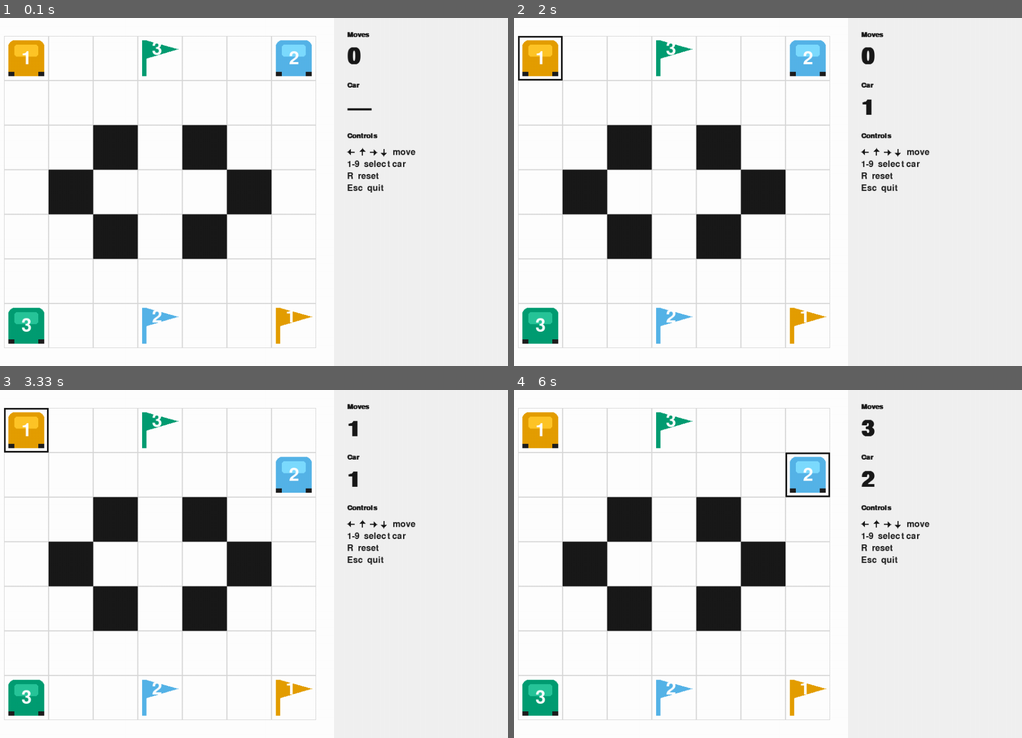
Above: before the commit, frames 1-4 (two rows, left to right).
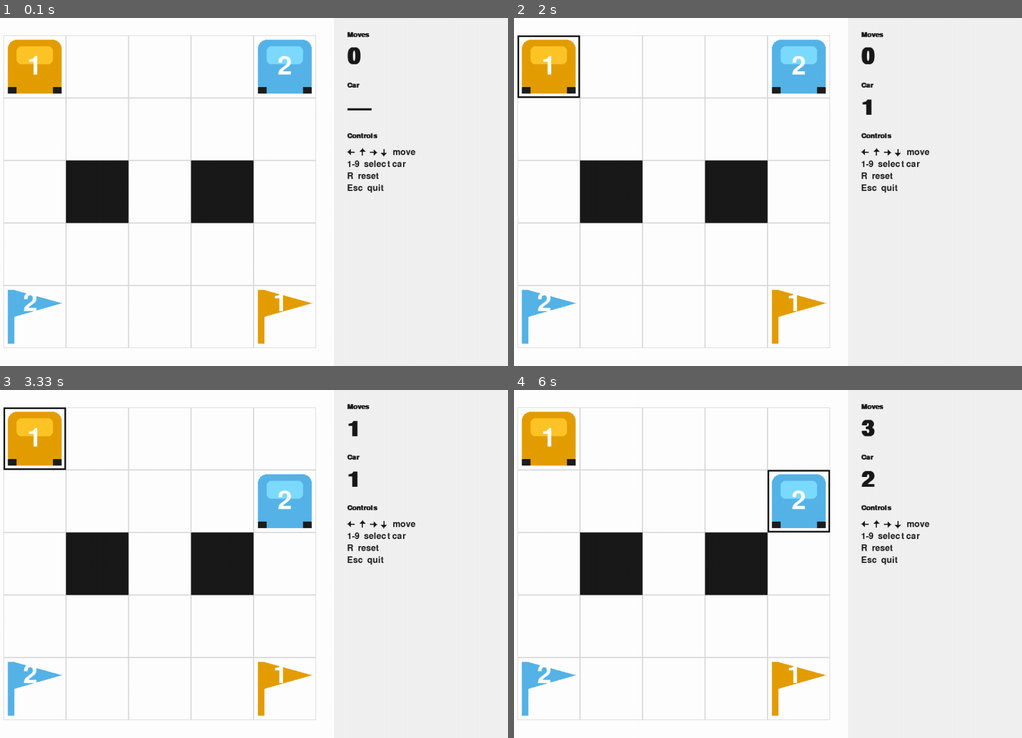
Above: after the commit, the same moments.

Repository: ldicandia/SIA-G3
Game: pygame game, started from TP1/gridworld/__main__.py
Two runs of this game, one before a commit and one after it. Both use one fixed random seed, a clock stepped at 60 frames per second and the inputs below.
Inputs:
- Up to frame 1 (0.1 s): no input
- Up to frame 2 (2 s): hold R 0.33-0.8 s; hold Right 0.33-0.8 s; tap 1 at 1.83 s
- Up to frame 3 (3.33 s): tap one key every 0.33 s from 2.17 s: 2 Down 1 Up
- Up to frame 4 (6 s): tap 2 at 4 s; tap Left at 4.33 s; tap Right at 5.73 s

The runs differ from the first frame. In frame 1, 15% of the frame differs, in the area x 0-63%, y 5-95%; in frame 2, 15%; in frame 3, 15%; in frame 4, 15%.

Commit message:
feat (02-01): Add level file loader and warmup level
Introduce a JSON-based level layer and integrate it into the UI and headless checks. Adds TP1/gridworld/levelfile.py (Level, LevelError, LevelProblem, parse_level, load_level, DEFAULT_LEVEL_PATH) with thorough validation and bounds checks. Adds a sample level TP1/levels/01-warmup.json and schema TP1/levels/SCHEMA.md. Update UI to accept a level path (run(level_path)), store Level in Session, and reset from the loaded level. Make __main__ accept an optional level argument and print usage on misuse. Extend TP1/scripts/check_headless.py to verify level loading and headless execution. Add tests TP1/tests/test_levelfile.py covering loading, solving, ordering, and error cases.

Diff:
--- a/TP1/gridworld/__main__.py
+++ b/TP1/gridworld/__main__.py
@@ -1,6 +1,11 @@
 """Module entry point: ``python -m gridworld`` starts the game."""
 
+import sys
 from gridworld.ui.app import run
 
 if __name__ == "__main__":
-    run()
+    if len(sys.argv) > 2:
+        sys.stderr.write("Usage: python -m gridworld [level_path]\n")
+        sys.exit(1)
+    level_path = sys.argv[1] if len(sys.argv) == 2 else None
+    run(level_path)
--- /dev/null
+++ b/TP1/gridworld/levelfile.py
@@ -0,0 +1,261 @@
+"""Level file loading and parsing.
+
+This module is the seam 01-01-SUMMARY.md predicted: the game sources its
+boards from JSON level files without touching the engine or renderer.
+The engine and the level layer must both stay importable with no renderer
+present -- check_headless.py enforces this requirement.
+"""
+
+from __future__ import annotations
+
+from dataclasses import dataclass
+from enum import Enum
+import json
+from pathlib import Path
+from typing import Any
+
+from gridworld.engine.board import Board, Position
+from gridworld.engine.state import GameState
+
+MAX_DIMENSION = 100
+
+
+class LevelProblem(Enum):
+    """Specific failure modes for level loading and validation."""
+
+    UNREADABLE_FILE = "unreadable_file"
+    MALFORMED_JSON = "malformed_json"
+    NOT_AN_OBJECT = "not_an_object"
+    MISSING_KEY = "missing_key"
+    WRONG_TYPE = "wrong_type"
+    BAD_DIMENSION = "bad_dimension"
+    BAD_COORDINATE = "bad_coordinate"
+    OUT_OF_BOUNDS = "out_of_bounds"
+
+
+class LevelError(Exception):
+    """Raised when a level file cannot be read or fails validation."""
+
+    def __init__(self, problem: LevelProblem, source: str, detail: str) -> None:
+        super().__init__(f"{source}: {detail}")
+        self.problem = problem
+        self.source = source
+        self.detail = detail
+
+
+@dataclass(frozen=True, slots=True)
+class Level:
+    """A loaded level holding its metadata, static board, and start state."""
+
+    name: str
+    board: Board
+    state: GameState
+
+
+DEFAULT_LEVELS_DIR = Path(__file__).resolve().parent.parent / "levels"
+DEFAULT_LEVEL_PATH = DEFAULT_LEVELS_DIR / "01-warmup.json"
+
+
+def _is_int(val: Any) -> bool:
+    return isinstance(val, int) and not isinstance(val, bool)
+
+
+def _parse_coordinate(val: Any, owner: str, source: str, rows: int, cols: int) -> Position:
+    if not isinstance(val, (list, tuple)) or len(val) != 2:
+        raise LevelError(
+            LevelProblem.BAD_COORDINATE,
+            source,
+            f"{owner} coordinate must be a two-element [row, col] array, got {val!r}",
+        )
+    r, c = val
+    if not _is_int(r) or not _is_int(c):
+        raise LevelError(
+            LevelProblem.BAD_COORDINATE,
+            source,
+            f"{owner} coordinate elements must be integers, got {val!r}",
+        )
+    if not (0 <= r < rows and 0 <= c < cols):
+        raise LevelError(
+            LevelProblem.OUT_OF_BOUNDS,
+            source,
+            f"{owner} coordinate [{r}, {c}] is out of bounds for {rows}x{cols} grid",
+        )
+    return (r, c)
+
+
+def parse_level(data: object, source: str) -> Level:
+    """Parse a decoded JSON object into a Level.
+
+    Performs structural validation: required keys, data types, grid boundaries,
+    and coordinate formats. Order of cars and flags is normalized by car number.
+    """
+    if not isinstance(data, dict):
+        raise LevelError(
+            LevelProblem.NOT_AN_OBJECT,
+            source,
+            f"level data must be a JSON object, got {type(data).__name__}",
+        )
+
+    required_keys = ["name", "rows", "cols", "obstacles", "cars", "flags"]
+    for key in required_keys:
+        if key not in data:
+            raise LevelError(
+                LevelProblem.MISSING_KEY,
+                source,
+                f"missing required key '{key}'",
+            )
+
+    name = data["name"]
+    if not isinstance(name, str):
+        raise LevelError(
+            LevelProblem.WRONG_TYPE,
+            source,
+            f"key 'name' must be a string, got {type(name).__name__}",
+        )
+
+    rows = data["rows"]
+    if not _is_int(rows):
+        raise LevelError(
+            LevelProblem.WRONG_TYPE,
+            source,
+            f"key 'rows' must be an integer, got {rows!r}",
+        )
+    if not (1 <= rows <= MAX_DIMENSION):
+        raise LevelError(
+            LevelProblem.BAD_DIMENSION,
+            source,
+            f"key 'rows' must be between 1 and {MAX_DIMENSION}, got {rows}",
+        )
+
+    cols = data["cols"]
+    if not _is_int(cols):
+        raise LevelError(
+            LevelProblem.WRONG_TYPE,
+            source,
+            f"key 'cols' must be an integer, got {cols!r}",
+        )
+    if not (1 <= cols <= MAX_DIMENSION):
+        raise LevelError(
+            LevelProblem.BAD_DIMENSION,
+            source,
+            f"key 'cols' must be between 1 and {MAX_DIMENSION}, got {cols}",
+        )
+
+    obstacles_raw = data["obstacles"]
+    if not isinstance(obstacles_raw, list):
+        raise LevelError(
+            LevelProblem.WRONG_TYPE,
+            source,
+            f"key 'obstacles' must be a list, got {type(obstacles_raw).__name__}",
+        )
+
+    obstacles: set[Position] = set()
+    for idx, obs_raw in enumerate(obstacles_raw):
+        pos = _parse_coordinate(obs_raw, f"obstacle[{idx}]", source, rows, cols)
+        obstacles.add(pos)
+
+    cars_raw = data["cars"]
+    if not isinstance(cars_raw, list):
+        raise LevelError(
+            LevelProblem.WRONG_TYPE,
+            source,
+            f"key 'cars' must be a list, got {type(cars_raw).__name__}",
+        )
+
+    cars_list: list[tuple[int, Position]] = []
+    for idx, car_raw in enumerate(cars_raw):
+        if not isinstance(car_raw, dict):
+            raise LevelError(
+                LevelProblem.WRONG_TYPE,
+                source,
+                f"car entry[{idx}] must be an object, got {type(car_raw).__name__}",
+            )
+        if "number" not in car_raw or "at" not in car_raw:
+            raise LevelError(
+                LevelProblem.MISSING_KEY,
+                source,
+                f"car entry[{idx}] missing 'number' or 'at'",
+            )
+        num = car_raw["number"]
+        if not _is_int(num) or num <= 0:
+            raise LevelError(
+                LevelProblem.WRONG_TYPE,
+                source,
+                f"car entry[{idx}] 'number' must be a positive integer, got {num!r}",
+            )
+        pos = _parse_coordinate(car_raw["at"], f"car {num}", source, rows, cols)
+        cars_list.append((num, pos))
+
+    flags_raw = data["flags"]
+    if not isinstance(flags_raw, list):
+        raise LevelError(
+            LevelProblem.WRONG_TYPE,
+            source,
+            f"key 'flags' must be a list, got {type(flags_raw).__name__}",
+        )
+
+    flags_list: list[tuple[int, Position]] = []
+    for idx, flag_raw in enumerate(flags_raw):
+        if not isinstance(flag_raw, dict):
+            raise LevelError(
+                LevelProblem.WRONG_TYPE,
+                source,
+                f"flag entry[{idx}] must be an object, got {type(flag_raw).__name__}",
+            )
+        if "number" not in flag_raw or "at" not in flag_raw:
+            raise LevelError(
+                LevelProblem.MISSING_KEY,
+                source,
+                f"flag entry[{idx}] missing 'number' or 'at'",
+            )
+        num = flag_raw["number"]
+        if not _is_int(num) or num <= 0:
+            raise LevelError(
+                LevelProblem.WRONG_TYPE,
+                source,
+                f"flag entry[{idx}] 'number' must be a positive integer, got {num!r}",
+            )
+        pos = _parse_coordinate(flag_raw["at"], f"flag {num}", source, rows, cols)
+        flags_list.append((num, pos))
+
+    cars_sorted = sorted(cars_list, key=lambda x: x[0])
+    flags_sorted = sorted(flags_list, key=lambda x: x[0])
+
+    cars_positions = tuple(pos for _, pos in cars_sorted)
+    flags_positions = tuple(pos for _, pos in flags_sorted)
+
+    board = Board(
+        rows=rows,
+        cols=cols,
+        obstacles=frozenset(obstacles),
+        flags=flags_positions,
+    )
+    state = GameState(
+        cars=cars_positions,
+        parked=frozenset(),
+    )
+    return Level(name=name, board=board, state=state)
+
+
+def load_level(path: str | Path) -> Level:
+    """Load a Level from a JSON file on disk."""
+    filepath = Path(path)
+    try:
+        content = filepath.read_text(encoding="utf-8")
+    except Exception as err:
+        raise LevelError(
+            LevelProblem.UNREADABLE_FILE,
+            str(path),
+            f"cannot read level file: {err}",
+        ) from err
+
+    try:
+        decoded = json.loads(content)
+    except json.JSONDecodeError as err:
+        raise LevelError(
+            LevelProblem.MALFORMED_JSON,
+            str(path),
+            f"line {err.lineno} column {err.colno} (char {err.pos})",
+        ) from err
+
+    return parse_level(decoded, str(path))
--- a/TP1/gridworld/ui/app.py
+++ b/TP1/gridworld/ui/app.py
@@ -7,13 +7,15 @@
 from __future__ import annotations
 
 from dataclasses import dataclass
+from pathlib import Path
+import sys
 
 import pygame
 
 from gridworld.engine.board import Board, Position
 from gridworld.engine.rules import apply_move, is_solved
 from gridworld.engine.state import Direction, GameState
-from gridworld.levels import built_in_level
+from gridworld.levelfile import DEFAULT_LEVEL_PATH, Level, LevelError, load_level
 from gridworld.ui.render import Fonts, build_fonts, draw_frame
 from gridworld.ui.sprites import SpriteSet, build_sprites
 from gridworld.ui.theme import FLASH_MS, WINDOW_SIZE, WINDOW_TITLE, cell_size, grid_origin
@@ -42,6 +44,7 @@
 class Session:
     """Session-local, presentation-only state -- never fed back into the engine."""
 
+    level: Level
     board: Board
     state: GameState
     selected: int | None = None
@@ -57,9 +60,8 @@
 
 def _handle_keydown(session: Session, key: int) -> None:
     if key == pygame.K_r:
-        board, state = built_in_level()
-        session.board = board
-        session.state = state
+        session.board = session.level.board
+        session.state = session.level.state
         session.selected = None
         session.moves = 0
         session.flash_cell = None
@@ -110,8 +112,15 @@
     return pygame.Rect(origin_x + col * cell, origin_y + row * cell, cell, cell)
 
 
-def run() -> None:
+def run(level_path: str | Path | None = None) -> None:
     """Open the window and run the game loop until the player quits."""
+    path = level_path if level_path is not None else DEFAULT_LEVEL_PATH
+    try:
+        level = load_level(path)
+    except LevelError as err:
+        sys.stderr.write(f"{err}\n")
+        sys.exit(1)
+
     pygame.init()
     pygame.display.set_caption(WINDOW_TITLE)
     screen = pygame.display.set_mode(WINDOW_SIZE)
@@ -119,9 +128,8 @@
 
     fonts: Fonts = build_fonts()
 
-    board, state = built_in_level()
-    session = Session(board=board, state=state)
-    sprites: SpriteSet = build_sprites(board, cell_size(board.cols, board.rows))
+    session = Session(level=level, board=level.board, state=level.state)
+    sprites: SpriteSet = build_sprites(session.board, cell_size(session.board.cols, session.board.rows))
 
     running = True
     while running:
--- /dev/null
+++ b/TP1/levels/01-warmup.json
@@ -0,0 +1,29 @@
+{
+  "name": "Warmup",
+  "rows": 5,
+  "cols": 5,
+  "obstacles": [
+    [2, 1],
+    [2, 3]
+  ],
+  "cars": [
+    {
+      "number": 1,
+      "at": [0, 0]
+    },
+    {
+      "number": 2,
+      "at": [0, 4]
+    }
+  ],
+  "flags": [
+    {
+      "number": 1,
+      "at": [4, 4]
+    },
+    {
+      "number": 2,
+      "at": [4, 0]
+    }
+  ]
+}
--- a/TP1/scripts/check_headless.py
+++ b/TP1/scripts/check_headless.py
@@ -1,4 +1,4 @@
-"""Prove the engine imports and runs with no rendering library present.
+"""Prove the engine and level layer import and run with no rendering library present.
 
 Decision D-03 makes this script the **sole mechanism** for the ENG-08
 guarantee. A complementary fast pytest guard -- asserting the rendering
@@ -114,6 +114,7 @@
 import gridworld.engine.state
 import gridworld.engine.rules
 import gridworld.levels
+import gridworld.levelfile
 import sys
 assert "pygame" not in sys.modules, "importing the engine pulled in the renderer"
 print("engine and level modules import with no renderer in sys.modules")
@@ -158,6 +159,48 @@
 print("drove the built-in level to solved in", moves, "moves; states work as dict keys")
 """
 
+CHECK_LEVEL_FILE = """
+from gridworld.engine.rules import apply_move, is_solved
+from gridworld.engine.state import Direction
+from gridworld.levelfile import load_level, DEFAULT_LEVEL_PATH, LevelError, LevelProblem
+import sys
+
+level = load_level(DEFAULT_LEVEL_PATH)
+board, state = level.board, level.state
+assert not is_solved(board, state)
+
+sequence = (
+    [(1, Direction.DOWN)] * 3
+    + [(1, Direction.RIGHT)] * 4
+    + [(1, Direction.DOWN)]
+    + [(2, Direction.DOWN)] * 3
+    + [(2, Direction.LEFT)] * 4
+    + [(2, Direction.DOWN)]
+)
+
+moves = 0
+for car, direction in sequence:
+    result = apply_move(board, state, car, direction)
+    assert result.accepted, (car, direction, result.rejection)
+    state = result.state
+    moves += 1
+
+assert is_solved(board, state), "warmup level did not reach solved"
+assert moves == 16, moves
+assert "pygame" not in sys.modules, "loading levels pulled in the renderer"
+
+missing_path = "levels/does-not-exist.json"
+try:
+    load_level(missing_path)
+except LevelError as err:
+    assert err.problem == LevelProblem.UNREADABLE_FILE
+    assert missing_path in str(err)
+else:
+    raise AssertionError("missing file did not raise LevelError")
+
+print("drove warmup level file to solved in 16 moves; error handling verified headlessly")
+"""
+
 
 def _report(label: str, result: subprocess.CompletedProcess) -> bool:
     if result.returncode == 0:
@@ -181,6 +224,7 @@
         ("environment is genuinely clean", CHECK_CLEAN),
         ("engine imports headlessly", CHECK_IMPORTS),
         ("engine runs headlessly", CHECK_RUNS),
+        ("level file layer runs headlessly", CHECK_LEVEL_FILE),
     )
 
     for label, code in checks:
@@ -188,8 +232,8 @@
         if not _report(label, result):
             return 1
 
-    print("\nENG-08 holds: the engine imports, runs a full solution, and uses")
-    print("its states as dictionary keys in an environment with no renderer.")
+    print("\nENG-08 holds: the engine and level layer import, run full solutions, and use")
+    print("states as dictionary keys in an environment with no renderer.")
     return 0
 
 
--- /dev/null
+++ b/TP1/tests/test_levelfile.py
@@ -0,0 +1,109 @@
+"""Tests for level file loading, validation, and execution."""
+
+from pathlib import Path
+import tempfile
+
+import pytest
+
+from gridworld.engine.rules import apply_move, is_solved
+from gridworld.engine.state import Direction
+from gridworld.levelfile import (
+    DEFAULT_LEVEL_PATH,
+    LevelError,
+    LevelProblem,
+    load_level,
+    parse_level,
+)
+
+
+def test_warmup_level_loads_expected_board() -> None:
+    level = load_level(DEFAULT_LEVEL_PATH)
+    assert level.name == "Warmup"
+    assert level.board.rows == 5
+    assert level.board.cols == 5
+    assert len(level.board.obstacles) == 2
+    assert len(level.board.flags) == 2
+    assert len(level.state.cars) == 2
+    assert len(level.state.parked) == 0
+
+
+def test_warmup_level_drives_to_solved() -> None:
+    level = load_level(DEFAULT_LEVEL_PATH)
+    board = level.board
+    state = level.state
+
+    moves = [
+        # Car 1: down 3, right 4, down 1 -> (4, 4)
+        (1, Direction.DOWN),
+        (1, Direction.DOWN),
+        (1, Direction.DOWN),
+        (1, Direction.RIGHT),
+        (1, Direction.RIGHT),
+        (1, Direction.RIGHT),
+        (1, Direction.RIGHT),
+        (1, Direction.DOWN),
+        # Car 2: down 3, left 4, down 1 -> (4, 0)
+        (2, Direction.DOWN),
+        (2, Direction.DOWN),
+        (2, Direction.DOWN),
+        (2, Direction.LEFT),
+        (2, Direction.LEFT),
+        (2, Direction.LEFT),
+        (2, Direction.LEFT),
+        (2, Direction.DOWN),
+    ]
+
+    for car, direction in moves:
+        res = apply_move(board, state, car, direction)
+        assert res.accepted, f"Move car {car} {direction.value} was rejected"
+        state = res.state
+
+    assert is_solved(board, state)
+
+
+def test_flags_are_ordered_by_car_number() -> None:
+    data = {
+        "name": "Out of Order",
+        "rows": 3,
+        "cols": 3,
+        "obstacles": [],
+        "cars": [
+            {"number": 2, "at": [0, 2]},
+            {"number": 1, "at": [0, 0]},
+        ],
+        "flags": [
+            {"number": 2, "at": [2, 0]},
+            {"number": 1, "at": [2, 2]},
+        ],
+    }
+    level = parse_level(data, "test")
+    assert level.board.flags[0] == (2, 2)  # Car 1 flag
+    assert level.board.flags[1] == (2, 0)  # Car 2 flag
+    assert level.state.cars[0] == (0, 0)   # Car 1 position
+    assert level.state.cars[1] == (0, 2)   # Car 2 position
+
+
+def test_missing_file_raises_level_error_naming_the_path() -> None:
+    missing_path = "levels/does-not-exist.json"
+    with pytest.raises(LevelError) as exc_info:
+        load_level(missing_path)
+
+    err = exc_info.value
+    assert err.problem == LevelProblem.UNREADABLE_FILE
+    assert missing_path in str(err)
+
+
+def test_malformed_json_raises_level_error_naming_the_position() -> None:
+    with tempfile.NamedTemporaryFile("w", suffix=".json", delete=False) as tmp:
+        tmp.write("{\n  \"name\": \"bad\",\n  \"rows\":\n}")
+        tmp_path = Path(tmp.name)
+
+    try:
+        with pytest.raises(LevelError) as exc_info:
+            load_level(tmp_path)
+
+        err = exc_info.value
+        assert err.problem == LevelProblem.MALFORMED_JSON
+        assert "line" in str(err) or "column" in str(err)
+    finally:
+        tmp_path.unlink(missing_ok=True)
Not shown, added: .gsd/dispatch-isolation-sentinel.json
Not shown, added: TP1/docs/Enunciado TP1(1)-2.md
Not shown, added: TP1/levels/SCHEMA.md
